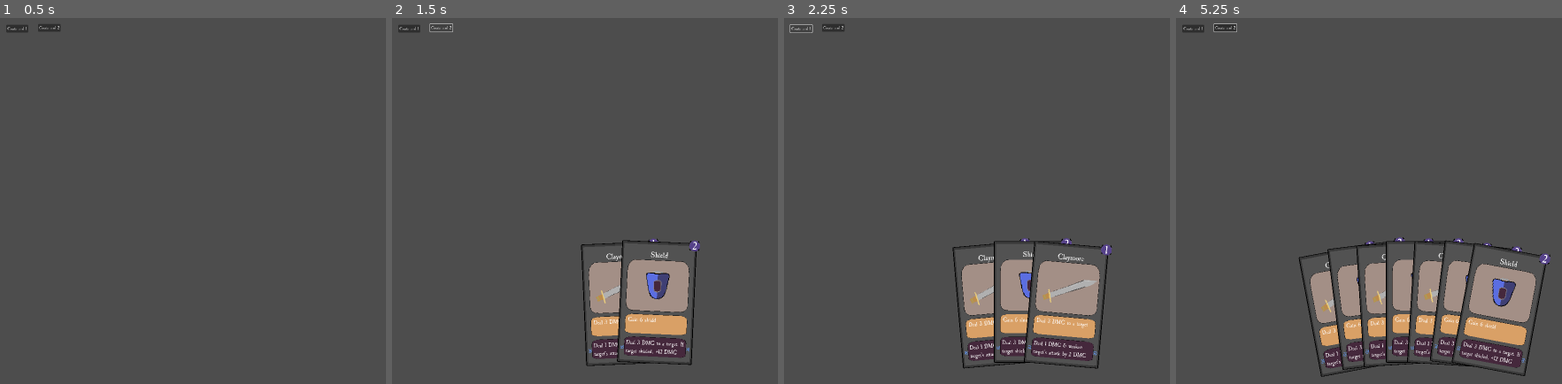
Above: before the commit, frames 1-4 (left to right).
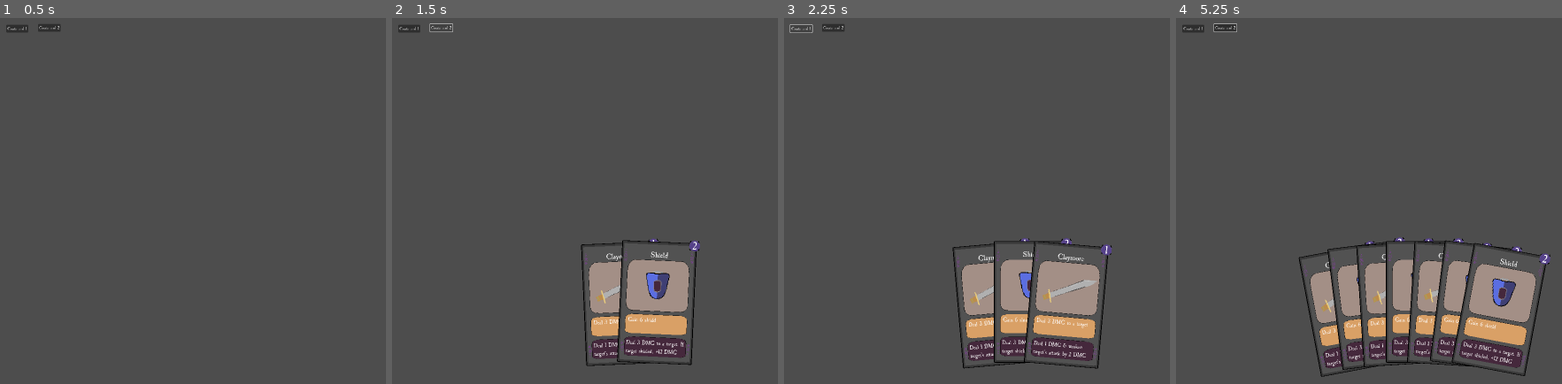
Above: after the commit, the same moments.

Repository: n0x1/Cardtrick
Game: Godot game, scene res://scenes/deck_hand.tscn
Two runs of this game, one before a commit and one after it. Both use one fixed random seed, a clock stepped at 60 frames per second and the inputs below.
Inputs (mouse positions are in pixels of both pictures, inside the frame that each line leads up to):
- Up to frame 1 (0.5 s): no input
- Up to frame 2 (1.5 s): click "Create card 1" at 0.5 s; click "Create card 2" at 1.25 s
- Up to frame 3 (2.25 s): click "Create card 1" at 2 s
- Up to frame 4 (5.25 s): click "Create card 2" at 2.75 s; click "Create card 1" at 3.5 s; click "Create card 2" at 4.25 s; tap Enter at 5 s; drag from (1349, 307) to (1477, 109) at 5.02 s

Frame 1 is identical in both runs. In frame 2, less than 0.1% of the frame differs, in the area x 50-79%, y 63-93%; in frame 3, less than 0.1%; in frame 4, 0.2%, in the area x 33-95%, y 63-95%.

Commit message:
started bugged huighlgiht

Diff:
--- a/project.godot
+++ b/project.godot
@@ -14,6 +14,7 @@
 config/description="Cardtrick"
 run/main_scene="res://scenes/deck_hand.tscn"
 config/features=PackedStringArray("4.2", "Forward Plus")
+boot_splash/image="res://sprites/Logo.png"
 config/icon="res://icon.svg"
 
 [display]
--- a/scenes/cards/claymore.tscn
+++ b/scenes/cards/claymore.tscn
@@ -1,9 +1,11 @@
-[gd_scene load_steps=3 format=3 uid="uid://cy3ekvhyb2xuh"]
+[gd_scene load_steps=4 format=3 uid="uid://cy3ekvhyb2xuh"]
 
+[ext_resource type="Script" path="res://scripts/cards/ClaymoreCard.gd" id="1_56d3o"]
 [ext_resource type="PackedScene" uid="uid://sho53lxaepy6" path="res://scenes/Card.tscn" id="1_nk760"]
 [ext_resource type="Texture2D" uid="uid://cwyvnqrsqg1a" path="res://sprites/CardImages/Sword.png" id="2_nfp3l"]
 
 [node name="Claymore" type="Node2D"]
+script = ExtResource("1_56d3o")
 
 [node name="Card" parent="." node_paths=PackedStringArray("CardImage") instance=ExtResource("1_nk760")]
 position = Vector2(3.7501, -204.562)
@@ -12,9 +14,12 @@
 ThrowDescription = "Deal 1 DMG & weaken target's attack by 2 DMG"
 CardCost = 1
 CardImage = NodePath("../CardImage")
-Thrown = null
+Thrown = false
 
 [node name="CardImage" type="Sprite2D" parent="."]
 position = Vector2(14.75, -244.562)
 scale = Vector2(1.5275, 1.98875)
 texture = ExtResource("2_nfp3l")
+
+[connection signal="mouse_entered" from="Card" to="." method="_on_card_mouse_entered"]
+[connection signal="mouse_exited" from="Card" to="." method="_on_card_mouse_exited"]
--- a/scenes/cards/shield.tscn
+++ b/scenes/cards/shield.tscn
@@ -1,9 +1,11 @@
-[gd_scene load_steps=3 format=3 uid="uid://dtoi8o7yixuaq"]
+[gd_scene load_steps=4 format=3 uid="uid://dtoi8o7yixuaq"]
 
+[ext_resource type="Script" path="res://scripts/cards/ShieldCard.gd" id="1_8jtxr"]
 [ext_resource type="PackedScene" uid="uid://sho53lxaepy6" path="res://scenes/Card.tscn" id="1_s8gng"]
 [ext_resource type="Texture2D" uid="uid://dy1mq80or30j" path="res://sprites/CardImages/shield.png" id="2_i111m"]
 
 [node name="Shield" type="Node2D"]
+script = ExtResource("1_8jtxr")
 
 [node name="Card" parent="." instance=ExtResource("1_s8gng")]
 position = Vector2(5.74975, -209)
@@ -11,9 +13,12 @@
 PlayDescription = "Gain 6 shield"
 ThrowDescription = "Deal 3 DMG to a target. If target shieled, +12 DMG"
 CardCost = 2
-Thrown = null
+Thrown = false
 
 [node name="CardImage" type="Sprite2D" parent="."]
 position = Vector2(4.74975, -274)
 scale = Vector2(2.02734, 2.65625)
 texture = ExtResource("2_i111m")
+
+[connection signal="mouse_entered" from="Card" to="." method="_on_card_mouse_entered"]
+[connection signal="mouse_exited" from="Card" to="." method="_on_card_mouse_exited"]
--- a/scripts/Card.gd
+++ b/scripts/Card.gd
@@ -1,6 +1,7 @@
 @tool
 class_name Card extends Node2D
-
+signal mouse_entered(card: Card)
+signal mouse_exited(card: Card)
 @export var CardName: String = "CardName"
 @export var PlayDescription: String = "PlayDesc"
 @export var ThrowDescription: String = "ThrowDesc"
@@ -13,6 +14,7 @@
 @onready var NameLabel: Label = $CardName/NameLabel
 @onready var PlayDescLabel: Label = $PlayDescription
 @onready var ThrowDescLabel: Label = $ThrowDescription
+@onready var BaseSprite: Sprite2D = $BaseCard
 
 # throw description only shows after thrown
 
@@ -43,7 +45,14 @@
 
 # deck: fan cards in arc of a circle, change angle of others when a card is hovered.
 # hovered card grows and then use sin and cos to get position of other cards
+func activate():
+	pass
 
+func highlight():
+	BaseSprite.set_modulate(Color(1,0,0.7,1))
+
+func unhighlight():
+	BaseSprite.set_modulate(Color(1,1,1,1))
 
 
 # Called every frame. 'delta' is the elapsed time since the previous frame.
@@ -54,10 +63,10 @@
 
 
 func _on_area_2d_mouse_entered():
-	pass # Replace with function body.
+	mouse_entered.emit(self)
 
 func _on_area_2d_mouse_exited():
-	pass # Replace with function body.
+	mouse_exited.emit(self)
 
 
 func _on_area_2d_input_event(viewport, event, shape_idx):
--- a/scripts/Hand.gd
+++ b/scripts/Hand.gd
@@ -6,25 +6,25 @@
 @export var angle_limit: float = 75 #25
 @export var max_card_spread_angle: float = 180 # 5
 
-
 @onready var test_card = $test_card #test
 @onready var collision_shape: CollisionShape2D = $DebugShape
 
 var hand: Array = []
-
+var highlight_index: int = -1
 
 func add_card(card: Node2D):
 	hand.push_back(card)
 	add_child(card)
+	card.mouse_entered.connect(_handle_card_touched)
+	card.mouse_exited.connect(_handle_card_untouched)
 	reposition_cards()
-	print(hand)
 
 func remove_card(index: int):
 	var removing_card = hand[index]
 	hand.remove_at(index)
 	remove_child(removing_card)
 	reposition_cards()
-	return removing_card
+	return removing_card # removed from data but returned
 
 
 
@@ -49,6 +49,20 @@
 	card.set_rotation(deg_to_rad(angle_in_drag+90))
 
 
+func _handle_card_touched(card: Card):
+	var card_index = hand.find(card)
+	if highlight_index < card_index:
+		highlight_index = card_index
+	print("touched: " + card.CardName)
+
+func _handle_card_untouched(card: Card):
+	var card_index = hand.find(card)
+	if highlight_index == card_index:
+		hand[highlight_index].unhighlight()
+		highlight_index = -1
+	print("untouched: " + card.CardName)
+
+
 # Called when the node enters the scene tree for the first time.
 func _ready():
 	pass # Replace with function body.
@@ -56,6 +70,9 @@
 
 # Called every frame. 'delta' is the elapsed time since the previous frame.
 func _process(delta):
+	if highlight_index >= 0 && highlight_index < hand.size():
+		hand[highlight_index].highlight()
+
 	collision_shape = $DebugShape
 	# tool logic
 	if (collision_shape.shape as CircleShape2D).radius != hand_radius:
--- /dev/null
+++ b/scripts/cards/ClaymoreCard.gd
@@ -0,0 +1,28 @@
+extends Node
+signal mouse_entered(card: Card)
+signal mouse_exited(card: Card)
+
+# Called when the node enters the scene tree for the first time.
+func _ready():
+	pass # Replace with function body.
+
+
+# Called every frame. 'delta' is the elapsed time since the previous frame.
+func _process(delta):
+	pass
+
+
+
+
+func _on_card_mouse_entered(card: Card):
+	mouse_entered.emit(card)
+
+
+func _on_card_mouse_exited(card: Card):
+	mouse_exited.emit(card)
+
+func highlight():
+	$Card.highlight()
+
+func unhighlight():
+	$Card.unhighlight()
--- /dev/null
+++ b/scripts/cards/ShieldCard.gd
@@ -0,0 +1,30 @@
+extends Node
+signal mouse_entered(card: Card)
+signal mouse_exited(card: Card)
+
+# Called when the node enters the scene tree for the first time.
+func _ready():
+	pass # Replace with function body.
+
+
+# Called every frame. 'delta' is the elapsed time since the previous frame.
+func _process(delta):
+	pass
+
+
+
+
+
+func _on_card_mouse_entered(card: Card):
+	mouse_entered.emit(card)
+
+
+func _on_card_mouse_exited(card: Card):
+	mouse_exited.emit(card)
+
+
+func highlight():
+	$Card.highlight()
+
+func unhighlight():
+	$Card.unhighlight()
Binary file changed: sprites/CardImages/BaseCard.png
